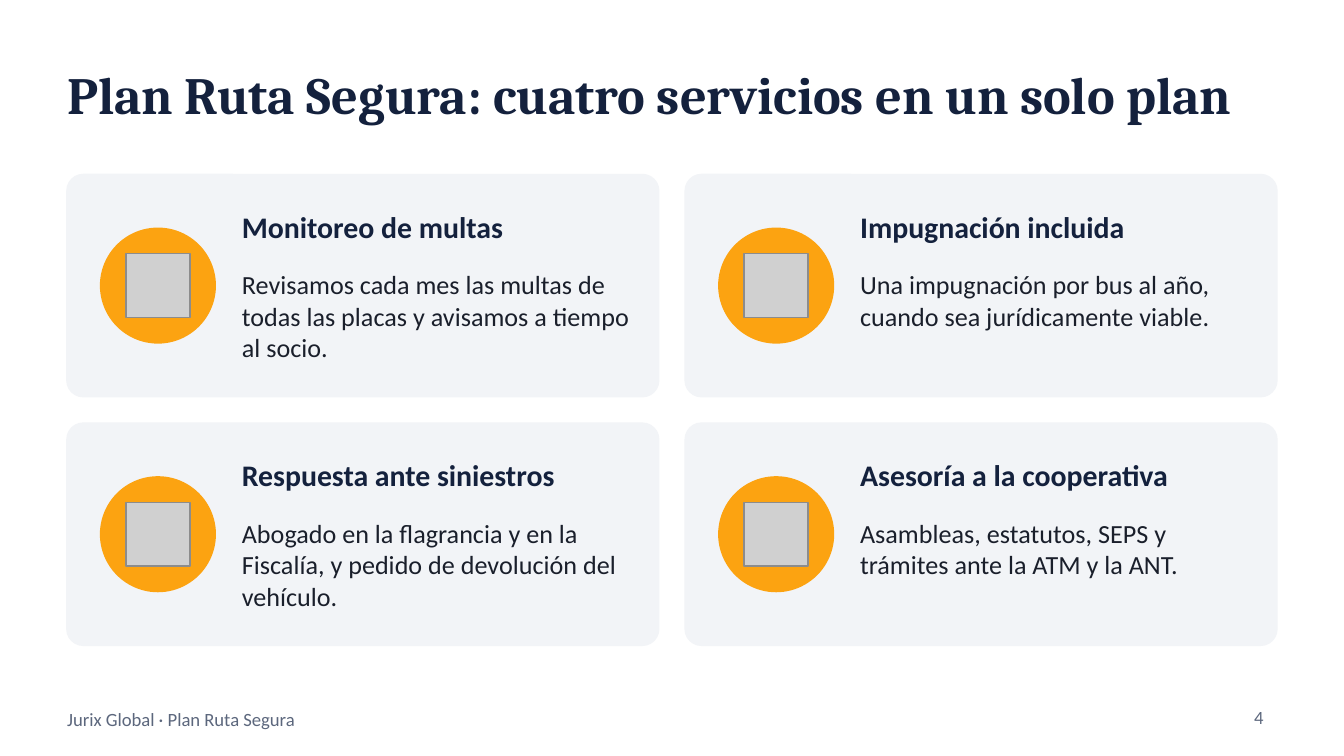
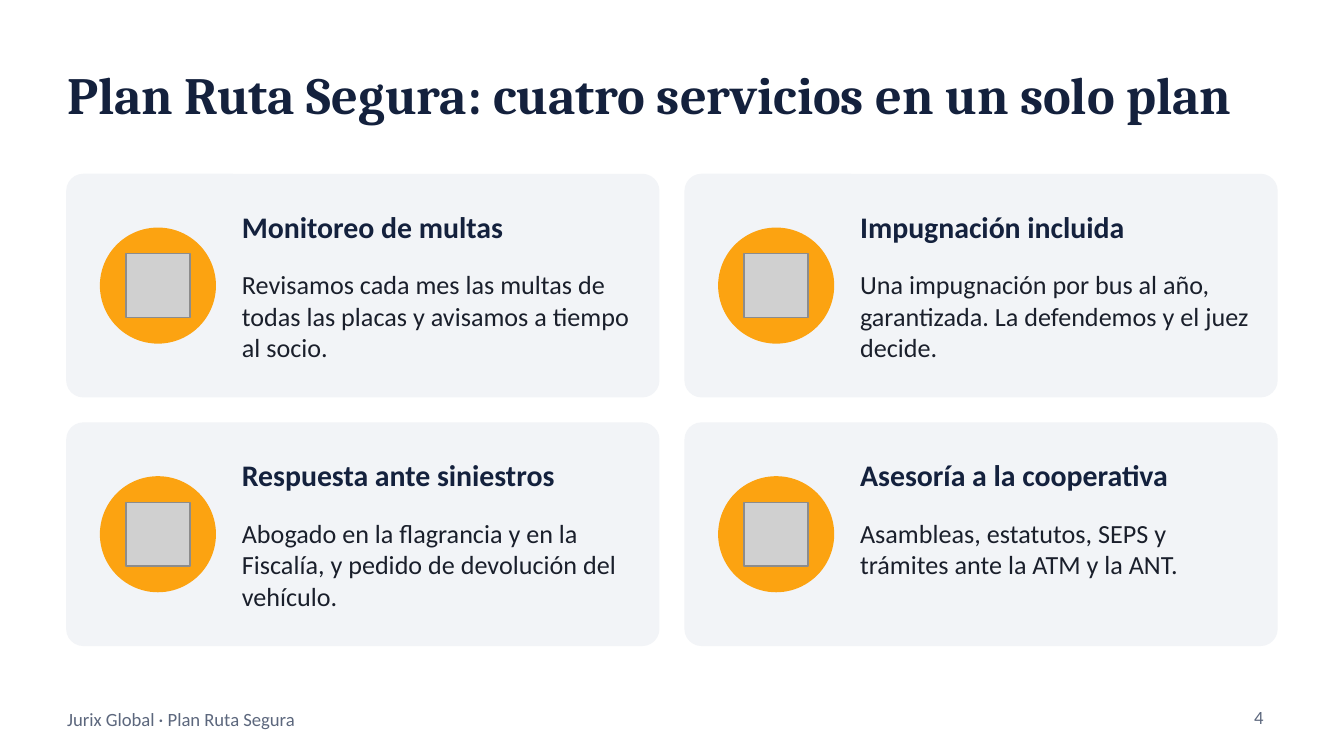
Before and after one commit to fernandotufino1983-arch/Almacenamiento-claude, a slide deck: slide 4 of jurix-global/presentacion-plan-ruta-segura.pptx. Drawn at 1344x756 pixels with LibreOffice and Linux fonts; fonts in the diff are those of the drawing; grey boxes stand for pictures. Boxes give left, top, right and bottom in pixels: in the first picture for what was removed or moved away, otherwise in the second. Text is boxed around its words. In the diff, an @@ line names an element or a change of style, - is before the commit and + after.

```diff
--- a/jurix-global/presentacion-plan-ruta-segura.pptx
+++ b/jurix-global/presentacion-plan-ruta-segura.pptx
@@ text at [860, 276, 1248, 357]: text changed @@
-Una impugnación por bus al año, cuando sea jurídicamente viable.
+Una impugnación por bus al año, garantizada. La defendemos y el juez decide.
```
Also in this commit, not shown: 1 other slide changed, 1 other file.
